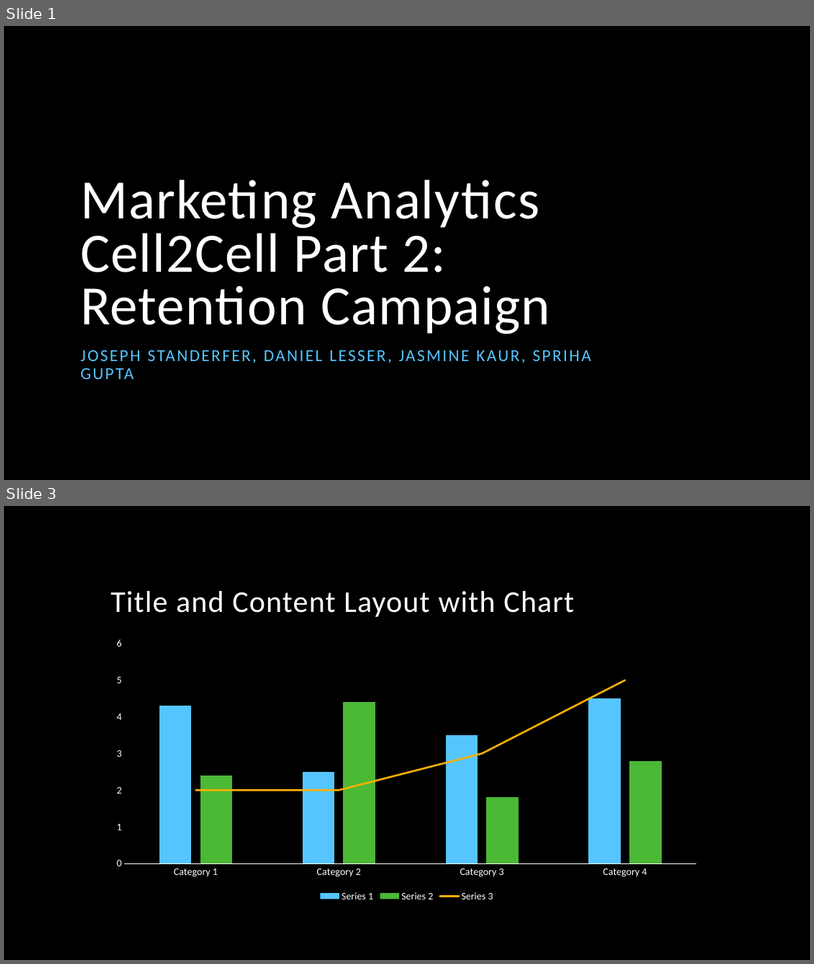
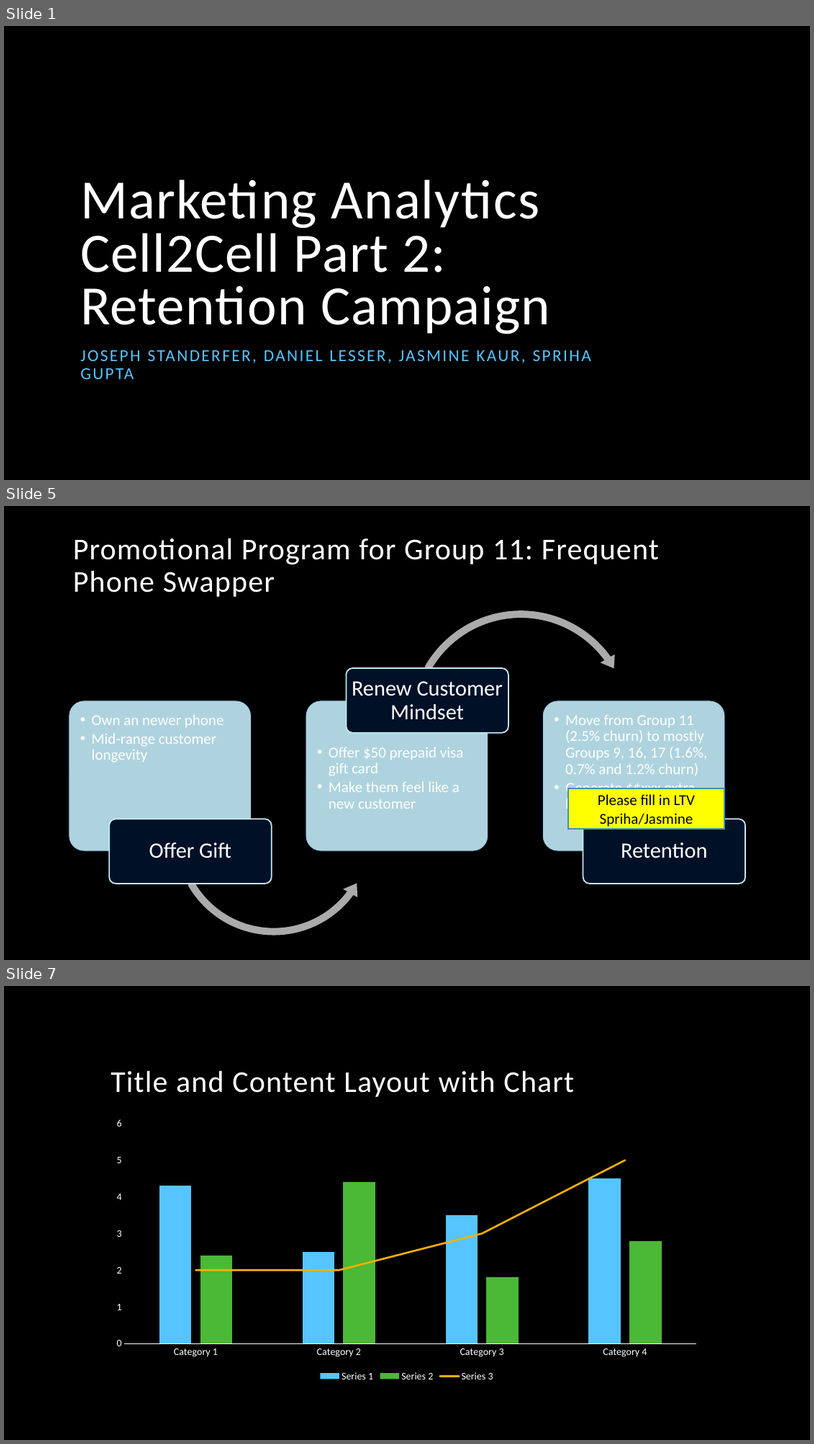
Before and after one commit to Oldyeller89/M_A_HW_Git, a slide deck: Assignment7/Group2_Presentation_Cell2CellPart2.pptx. Shown one above the other, each under a label of ours: slides 1 and 3 before the commit, slides 1, 5 and 7 after it; the slides between them are not shown. The pictures are 814x964 and 814x1444 pixels, drawn with LibreOffice and Linux fonts; fonts in the diff are those of the drawing; background and template pictures are left out. Boxes give left, top, right and bottom in pixels: in the first picture for what was removed or moved away, otherwise in the second. Text is boxed around its words. In the diff, an @@ line names an element or a change of style, - is before the commit and + after.

```diff
--- a/Assignment7/Group2_Presentation_Cell2CellPart2.pptx
+++ b/Assignment7/Group2_Presentation_Cell2CellPart2.pptx
@@ slide 5 added at box(4, 506, 810, 960), background picture (left out) @@
@@ title added at box(73, 538, 659, 597), 36 pt, text #FFFFFF @@
+Promotional Program for Group 11: Frequent Phone Swapper
@@ rectangle added at box(568, 788, 725, 829), fill #FFFF00, outline #4092BD 1 pt, 18 pt, text #000000 @@
+Please fill in LTV Spriha/Jasmine
@@ group added at box(69, 606, 746, 939): 6 rounded rectangles, 6 texts, 1 left circular arrow, 1 circular arrow @@
+  • Own an newer phone
+  • Mid-range customer longevity
+Offer Gift
+  • Offer $50 prepaid visa gift card
+  • Make them feel like a new customer
+Renew Customer Mindset
+  • Move from Group 11 (2.5% churn) to mostly Groups 9, 16, 17 (1.6%, 0.7% and 1.2% churn)
+  • Generate $$xxx extra lifetime value
+Retention
@@ what was slide 3 is now slide 7 @@
```
Also in this commit, not shown: 1 slide changed, 3 other slides added, 2 other files.
